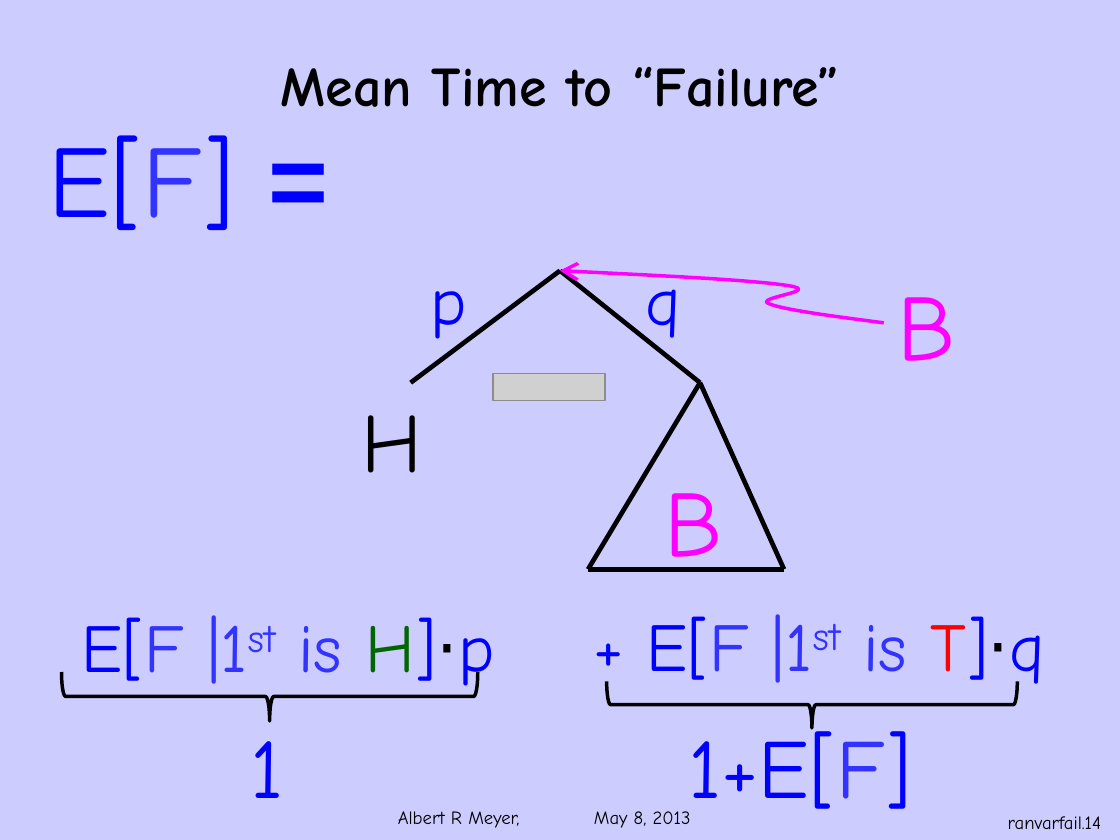
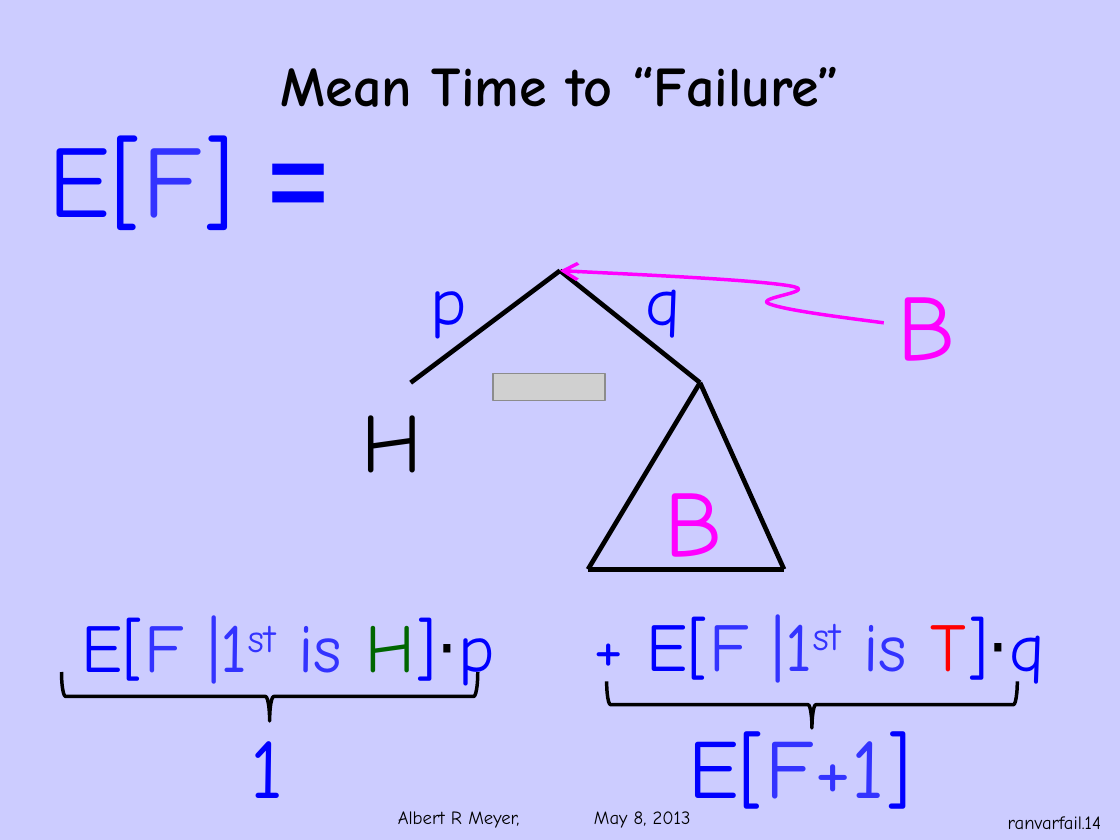
Before and after one commit to armeyer/mcs_web, a slide deck: slide 14 of spring13/slides13/ranvar-expect-fail.pptx. Drawn at 1120x840 pixels with LibreOffice and Linux fonts; fonts in the diff are those of the drawing; grey boxes stand for pictures; background and template pictures are left out. Boxes give left, top, right and bottom in pixels: in the first picture for what was removed or moved away, otherwise in the second. Text is boxed around its words. In the diff, an @@ line names an element or a change of style, - is before the commit and + after.

```diff
--- a/spring13/slides13/ranvar-expect-fail.pptx
+++ b/spring13/slides13/ranvar-expect-fail.pptx
@@ text at bbox=[688, 726, 911, 823]: text changed @@
-1+E[F]
+E[F+1]
```
Also in this commit, not shown: 2 other slides changed.
